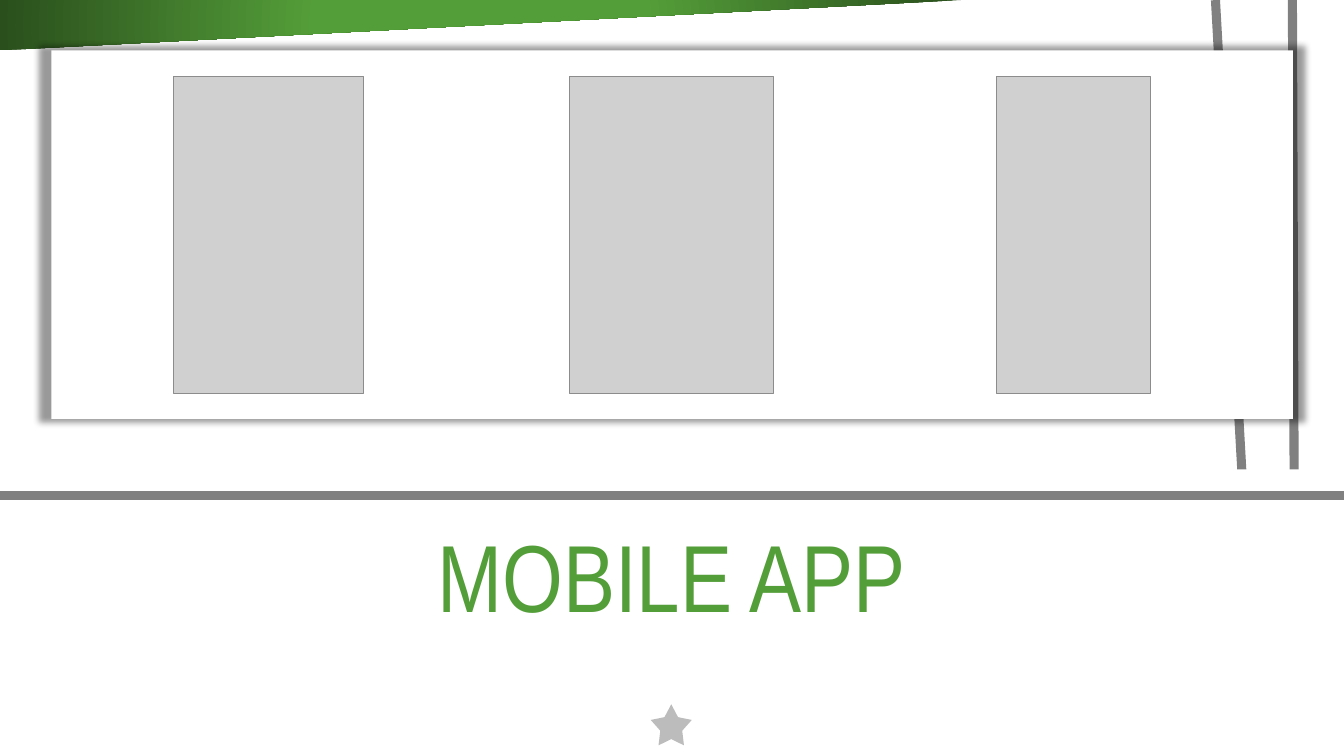
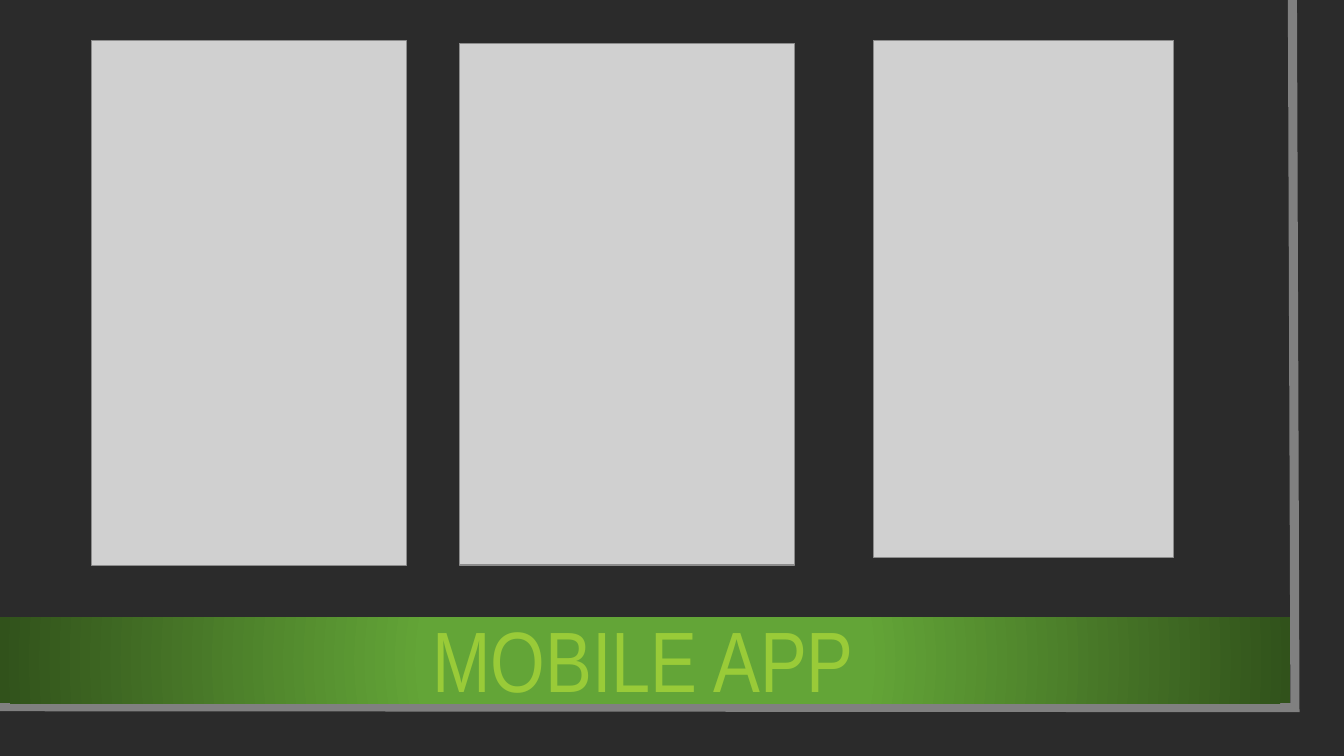
Before and after one commit to ChristopherGarcia1506/SiteSync, a slide deck: slide 3 of system/Presentation.pptx. Drawn at 1344x756 pixels with LibreOffice and Linux fonts; fonts in the diff are those of the drawing; grey boxes stand for pictures; background and template pictures are left out; a plain dark background stands for a picture behind light text. Boxes give left, top, right and bottom in pixels: in the first picture for what was removed or moved away, otherwise in the second. Text is boxed around its words. In the diff, an @@ line names an element or a change of style, - is before the commit and + after.

```diff
--- a/system/Presentation.pptx
+++ b/system/Presentation.pptx
@@ freeform shape removed at <box>0,0,1287,726</box> @@
@@ freeform shape removed at <box>0,0,962,50</box> @@
@@ freeform shape removed at <box>0,0,1251,699</box> @@
@@ rectangle removed at <box>51,50,1294,419</box> @@
@@ picture: place and size @@
-picture at <box>173,77,364,393</box>
+picture at <box>91,40,405,566</box>
@@ picture: place and size @@
-picture at <box>570,77,773,393</box>
+picture at <box>459,43,795,566</box>
@@ picture: place and size @@
-picture at <box>997,77,1150,393</box>
+picture at <box>874,40,1175,558</box>
@@ freeform shape removed at <box>0,472,1249,696</box> @@
@@ rectangle removed at <box>0,470,1344,756</box> @@
@@ line removed from (0, 495) to (1344, 495) @@
@@ rectangle at <box>0,617,1291,703</box>: fill gradient #549E39 to #2A4F1C to gradient #63A537 to #31521C @@
@@ title "MOBILE APP": place and size @@
-title "MOBILE APP" at <box>437,545,906,613</box>
+title "MOBILE APP" at <box>432,632,853,707</box>
@@ title "MOBILE APP" at <box>432,632,853,707</box>: size 68 to 61.2 pt, text colour #549E39 to #99CB38 @@
@@ star removed at <box>651,705,693,746</box> @@
```
Also in this commit, not shown: 3 other slides changed, 1 slide added, 1 slide removed.
